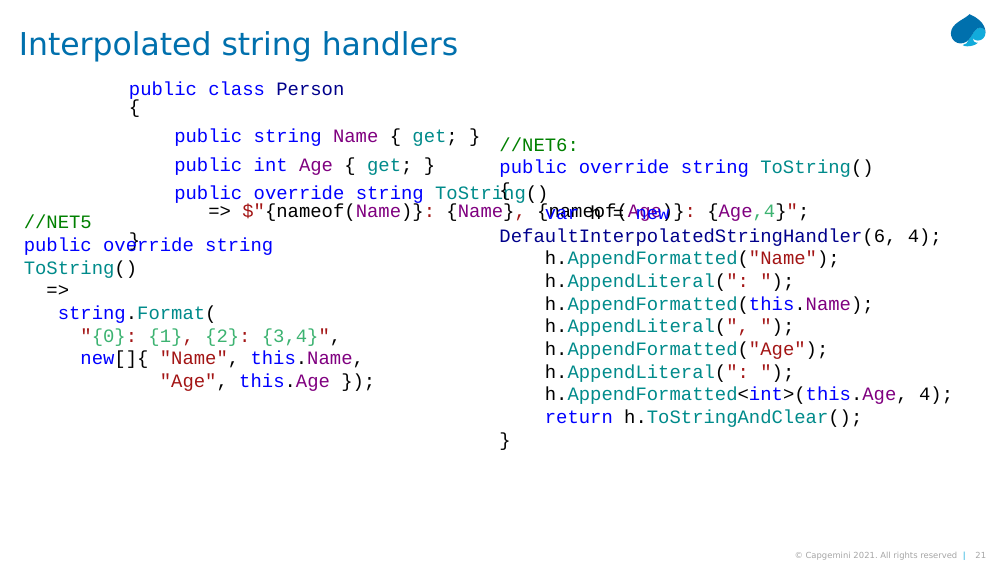
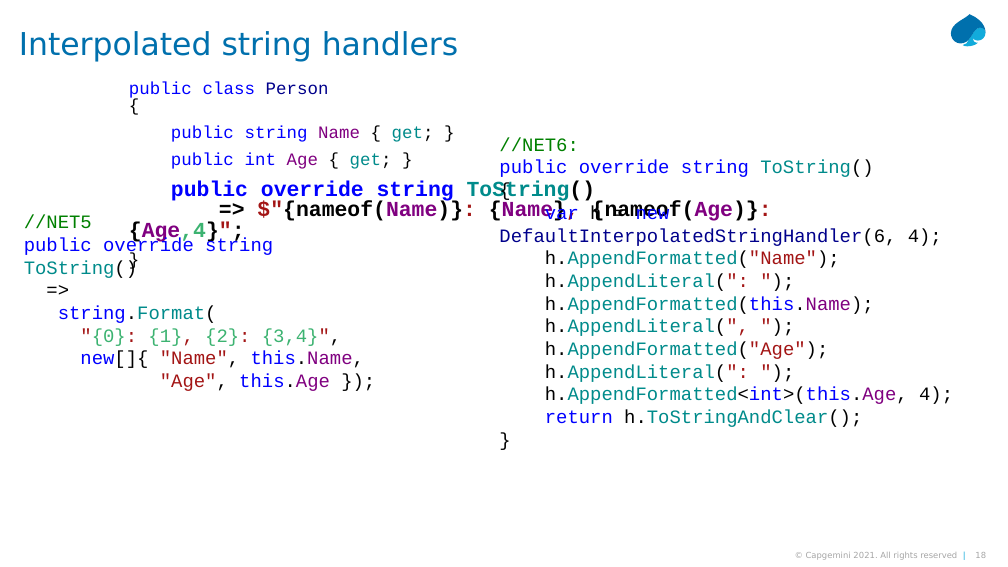
Before and after one commit to MichalBrylka/Net6Demo, a slide deck: slide 18 of NET 6 - Long Term Evolution London.pptx (slide 21 before the commit). Drawn at 1008x567 pixels with LibreOffice and Linux fonts; fonts in the diff are those of the drawing. Boxes give left, top, right and bottom in pixels: in the first picture for what was removed or moved away, otherwise in the second. Text is boxed around its words. In the diff, an @@ line names an element or a change of style, - is before the commit and + after.

```diff
--- a/NET 6 - Long Term Evolution London.pptx
+++ b/NET 6 - Long Term Evolution London.pptx
@@ text "public class Person {" at box(129, 82, 772, 243): size 18 to 16.6 pt in "public class Person {", "public string Name { get; }", "public int Age { get; }", "}"; size 18 to 20.4 pt, bold on in "public override string ToString() => $"{nameof(Name)}: {Name ..." @@
@@ page number at box(975, 552, 986, 558): text changed @@
-21
+18
```
Also in this commit, not shown: 2 other slides changed, 3 slides removed.
